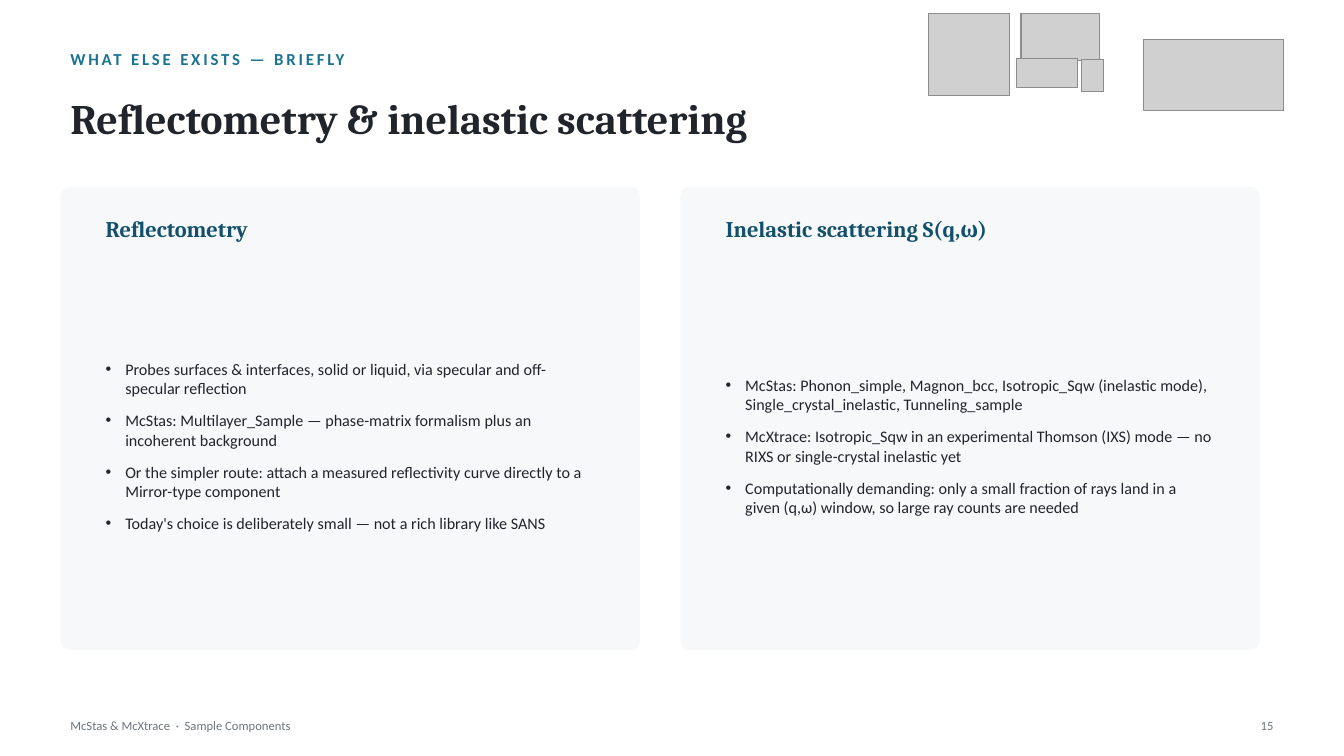
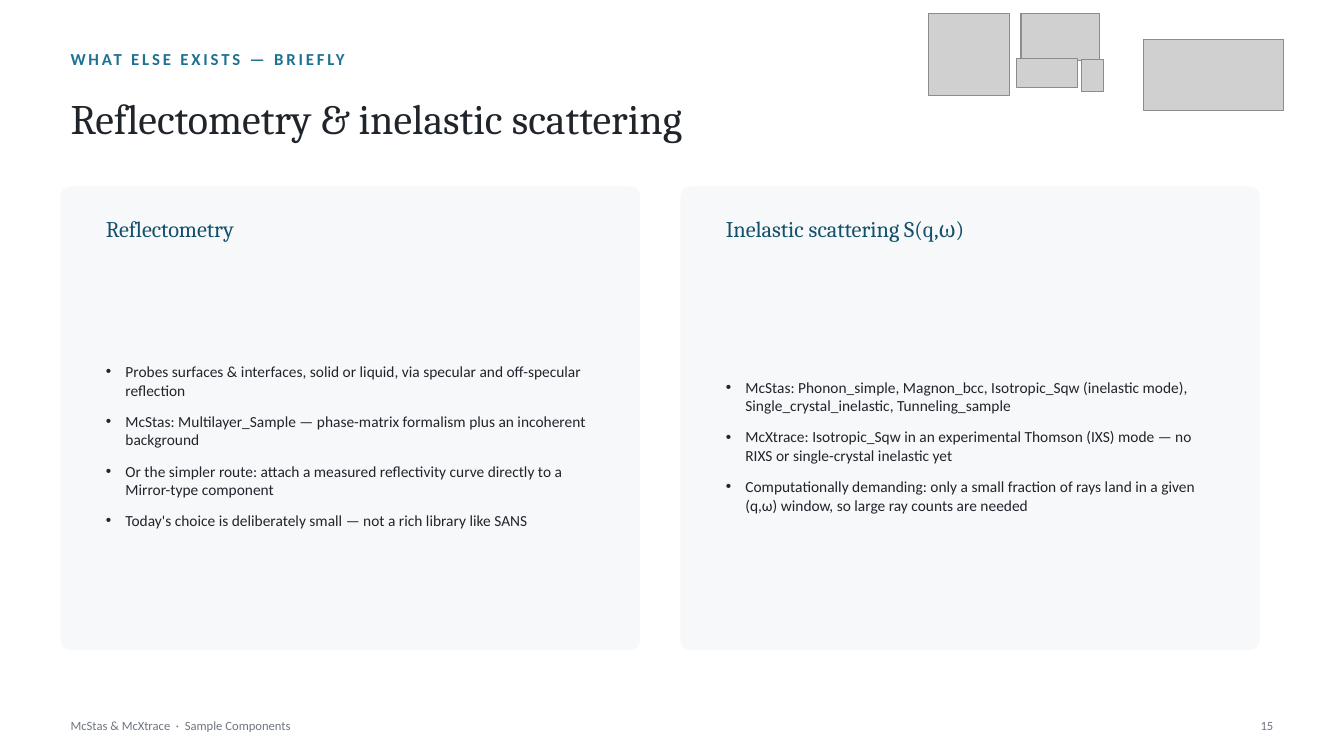
Before and after one commit to mccode-dev/PaNRAID, a slide deck: slide 16 of 23_September_Wednesday/McStas_McXtrace_Sample_Components.pptx (slide 15 before the commit). Drawn at 1344x756 pixels with LibreOffice and Linux fonts; fonts in the diff are those of the drawing; grey boxes stand for pictures. Boxes give left, top, right and bottom in pixels: in the first picture for what was removed or moved away, otherwise in the second. Text is boxed around its words. In the diff, an @@ line names an element or a change of style, - is before the commit and + after.

```diff
--- a/23_September_Wednesday/McStas_McXtrace_Sample_Components.pptx
+++ b/23_September_Wednesday/McStas_McXtrace_Sample_Components.pptx
@@ bold off in 3 elements at (106, 221, 234, 242), (726, 221, 956, 242), (71, 104, 682, 144) @@
@@ text "Probes surfaces & interfaces, solid ..." at (125, 366, 585, 529): size 11.5 to 11 pt @@
@@ text "McStas: Phonon_simple, Magnon_bcc, Isotropic_Sqw (inelastic ..." at (745, 382, 1194, 514): size 11.5 to 11 pt @@
```
Also in this commit, not shown: 17 other slides changed, 1 slide added, 1 other file.
